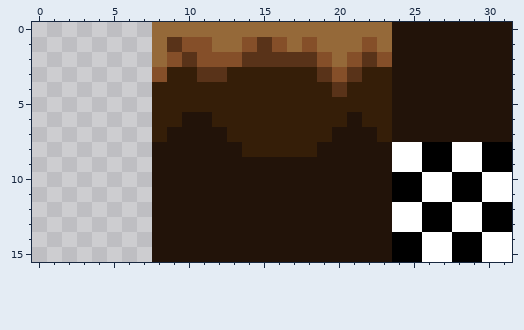
File history of a pixel-art sprite, Frost/res/textures/tiles.png. The first picture shows the starting point.
The file is 32x16 pixels. Colours within 5 levels of each other are drawn and written as one.
After the commit:
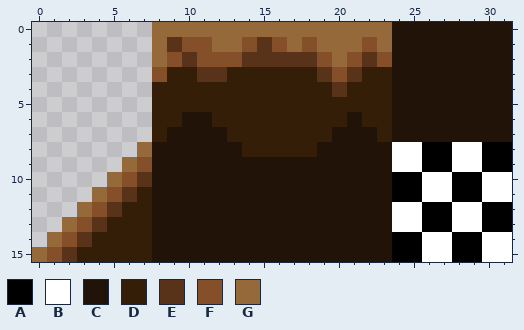
Palette (. is transparent): A #000000  B #ffffff  C #221309  D #351e08  E #593319  F #854f29  G #956939
Changes in this commit:
The edit adds colour D in row 11 at x 7; in row 12 at x 6 to 7; in row 13 at x 5 to 7; in row 14 at x 4 to 7; in row 15 at x 3 to 7.
The edit adds colour E in row 10 at x 7; in row 11 at x 6; in row 12 at x 5; in row 13 at x 4; in row 14 at x 3; in row 15 at x 2.
The edit adds colour F in row 9 at x 7; in row 10 at x 6; in row 11 at x 5; in row 12 at x 4; in row 13 at x 3; in row 14 at x 2.
The edit adds colour F in row 15 at x 1.
The edit adds colour G in row 8 at x 7; in row 9 at x 6; in row 10 at x 5; in row 11 at x 4; in row 12 at x 3; in row 13 at x 2.
The edit adds colour G in row 14 at x 1; in row 15 at x 0.
Pixel boxes of the changes (left, top, right, bottom) in both pictures:
added: (32, 142, 152, 262)
